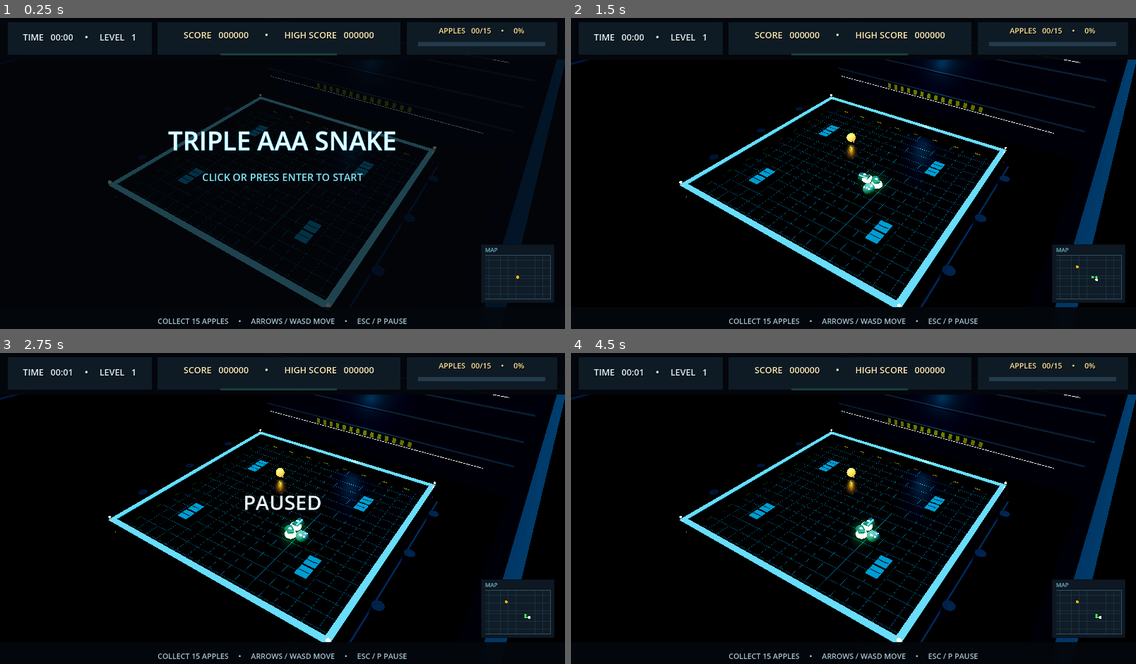
Above: before the commit, frames 1-4 (two rows, left to right).
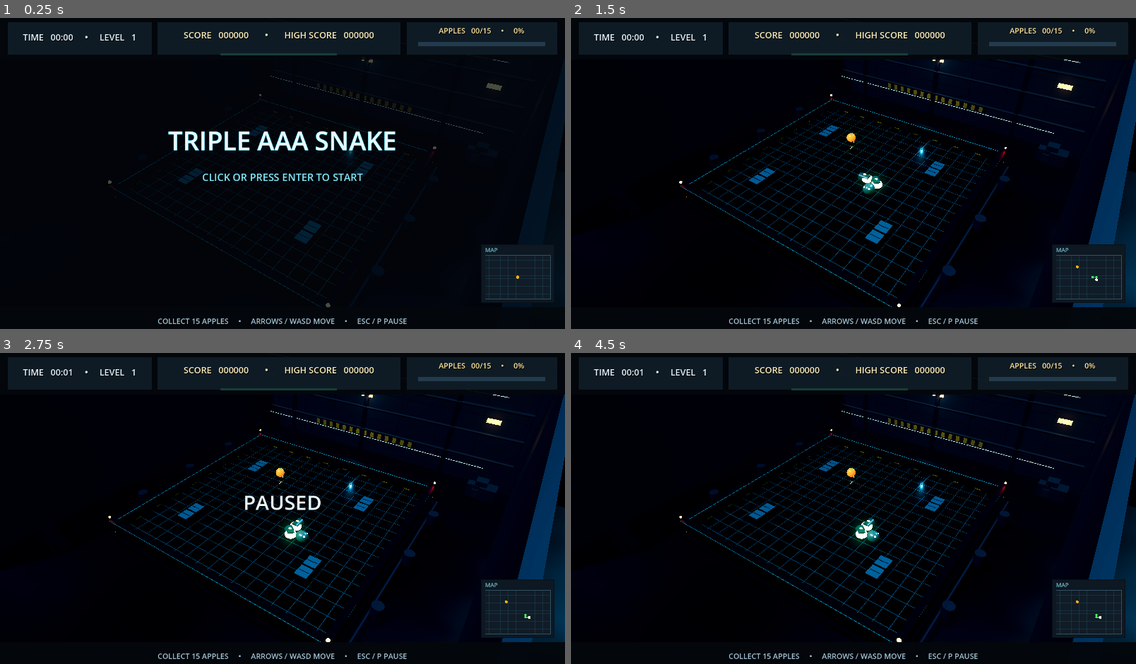
Above: after the commit, the same moments.

Repository: ADD-Attack/Cadre
Game: Godot game, scene res://main.tscn
Same seed, same stepped clock (60 frames per second), same inputs: the game is played once before the commit and once after it.
Inputs (mouse positions are in pixels of both pictures, inside the frame that each line leads up to):
- Up to frame 1 (0.25 s): no input
- Up to frame 2 (1.5 s): tap Enter at 0.5, 0.6 s; move the mouse to (977, 161) at 0.52 s; hold Right 0.53-1.28 s; click (977, 161) at 0.67 s; move the mouse to (740, 192) at 1.27 s; hold Down from 1.28 s (still down); tap Keypad Enter at 1.35 s
- Up to frame 3 (2.75 s): move the mouse to (339, 443) at 2.02 s; release Down at 2.03 s; hold Right from 2.03 s (still down); tap P at 2.1 s
- Up to frame 4 (4.5 s): tap Space at 2.75, 4.25 s; move the mouse to (825, 573) at 2.77 s; release Right at 2.78 s; hold Up 2.78-3.53 s; tap Enter at 2.85, 3.5 s; click (825, 573) at 2.92 s; move the mouse to (1023, 558) at 3.52 s; hold Left from 3.53 s (still down); tap Keypad Enter at 3.6 s; move the mouse to (684, 464) at 4.27 s; tap P at 4.35 s

The runs differ from the first frame. In frame 1, 5.3% of the frame differs, in the area x 19-100%, y 13-93%; in frame 2, 9.3%; in frame 3, 9.3%; in frame 4, 9.3%, in the area x 0-100%, y 13-93%.

Commit message:
Snake campaign Wave A: room and lighting

Diff:
--- a/snake-aaa/main.gd
+++ b/snake-aaa/main.gd
@@ -127,14 +127,18 @@
 	environment.ambient_light_source = Environment.AMBIENT_SOURCE_SKY
 	environment.ambient_light_sky_contribution = 0.6
 	environment.ambient_light_energy = 0.5
-	environment.fog_enabled = false
 	environment.tonemap_mode = Environment.TONE_MAPPER_ACES
 	environment.tonemap_exposure = 1.0
 	environment.glow_enabled = true
 	environment.glow_blend_mode = Environment.GLOW_BLEND_MODE_SCREEN
-	environment.glow_intensity = 0.5
+	environment.glow_intensity = 0.45
 	environment.glow_strength = 1.0
 	environment.glow_hdr_threshold = 0.9
+	environment.fog_enabled = true
+	environment.fog_light_color = Color("#0a1420")
+	environment.fog_density = 0.018
+	environment.fog_sky_affect = 0.25
+	environment.ssao_enabled = true
 	world.environment = environment
 	add_child(world)
 
@@ -143,6 +147,8 @@
 	sun.light_color = Color("#bfe3ff")
 	sun.light_energy = 0.7
 	sun.shadow_enabled = true
+	sun.shadow_blur = 2.0
+	sun.directional_shadow_blend_splits = true
 	add_child(sun)
 
 	var rim := DirectionalLight3D.new()
@@ -173,9 +179,23 @@
 
 
 func _build_arena() -> void:
+	var surface_noise := FastNoiseLite.new()
+	surface_noise.noise_type = FastNoiseLite.TYPE_SIMPLEX
+	surface_noise.frequency = 0.035
+	var roughness_noise := NoiseTexture2D.new()
+	roughness_noise.width = 128
+	roughness_noise.height = 128
+	roughness_noise.seamless = true
+	roughness_noise.noise = surface_noise
+	var exterior_material := _material(Color("#0a0f16"), 0.35, 0.65)
+	exterior_material.roughness_texture = roughness_noise
+	var exterior_floor := _box(Vector3(70.0, 0.12, 70.0))
+	_add_mesh(arena_root, exterior_floor, Vector3(0, -0.82, 0), exterior_material)
+	var floor_material := _material(Color("#141e29"), 0.85, 0.38)
+	floor_material.roughness_texture = roughness_noise
 	var floor_mesh := BoxMesh.new()
 	floor_mesh.size = Vector3(GRID_SIZE * TILE, 0.25, GRID_SIZE * TILE)
-	_add_mesh(arena_root, floor_mesh, Vector3(0, -0.2, 0), _material(Color("#141e29"), 0.85, 0.38))
+	_add_mesh(arena_root, floor_mesh, Vector3(0, -0.2, 0), floor_material)
 	var under_mesh := BoxMesh.new()
 	under_mesh.size = Vector3(GRID_SIZE * TILE + 1.0, 0.45, GRID_SIZE * TILE + 1.0)
 	_add_mesh(arena_root, under_mesh, Vector3(0, -0.58, 0), _material(Color("#09111a"), 0.72, 0.55))
@@ -183,42 +203,64 @@
 	for i in range(GRID_SIZE + 1):
 		var offset := (float(i) - CENTER) * TILE - TILE * 0.5
 		var line_mesh := BoxMesh.new()
-		line_mesh.size = Vector3(0.018, 0.014, GRID_SIZE * TILE)
-		_add_mesh(arena_root, line_mesh, Vector3(offset, -0.064, 0), _glow_material(Color("#0e5566"), 0.6))
+		line_mesh.size = Vector3(0.05, 0.014, GRID_SIZE * TILE)
+		_add_mesh(arena_root, line_mesh, Vector3(offset, -0.064, 0), _glow_material(Color("#0e5566"), 0.45))
 		var cross_mesh := BoxMesh.new()
-		cross_mesh.size = Vector3(GRID_SIZE * TILE, 0.014, 0.018)
-		_add_mesh(arena_root, cross_mesh, Vector3(0, -0.064, offset), _glow_material(Color("#0e5566"), 0.6))
+		cross_mesh.size = Vector3(GRID_SIZE * TILE, 0.014, 0.05)
+		_add_mesh(arena_root, cross_mesh, Vector3(0, -0.064, offset), _glow_material(Color("#0e5566"), 0.45))
 	var span := GRID_SIZE * TILE
 	for edge in [-1, 1]:
 		var wall := BoxMesh.new()
 		wall.size = Vector3(span + 0.48, 1.25, 0.42)
 		_add_mesh(arena_root, wall, Vector3(0, 0.5, edge * (span * 0.5 + 0.03)), _material(Color("#0d1620"), 0.7, 0.45))
-		_add_mesh(arena_root, _box(Vector3(span + 0.52, 0.055, 0.48)), Vector3(0, 1.15, edge * (span * 0.5 + 0.03)), _glow_material(Color("#0E7C99"), 0.95))
+		_add_frame_trim(span + 0.52, 0.48, Vector3(0, 0, edge * (span * 0.5 + 0.03)))
 		var side_wall := BoxMesh.new()
 		side_wall.size = Vector3(0.42, 1.25, span + 0.48)
 		_add_mesh(arena_root, side_wall, Vector3(edge * (span * 0.5 + 0.03), 0.5, 0), _material(Color("#0d1620"), 0.7, 0.45))
-		_add_mesh(arena_root, _box(Vector3(0.48, 0.055, span + 0.52)), Vector3(edge * (span * 0.5 + 0.03), 1.15, 0), _glow_material(Color("#0E7C99"), 0.95))
+		_add_frame_trim(0.48, span + 0.52, Vector3(edge * (span * 0.5 + 0.03), 0, 0))
 	# Eight fixed crates leave a generous opening around the spawn lane.
 	obstacles = [Vector2i(-5, -4), Vector2i(-5, -3), Vector2i(5, -4), Vector2i(5, -3), Vector2i(-5, 4), Vector2i(-5, 5), Vector2i(5, 4), Vector2i(5, 5)]
-	for cell in obstacles:
+	var crate_colors := [Color("#262e37"), Color("#2c333b"), Color("#232a33")]
+	for crate_index in range(obstacles.size()):
+		var cell: Vector2i = obstacles[crate_index]
 		var crate := BoxMesh.new()
 		crate.size = Vector3(TILE * 0.82, 0.82, TILE * 0.82)
 		var pos := _cell_to_world(cell)
-		_add_mesh(arena_root, crate, pos + Vector3(0, 0.43, 0), _material(Color("#232F3D"), 0.8, 0.3))
-		_add_mesh(arena_root, _box(Vector3(TILE * 0.84, 0.045, TILE * 0.84)), pos + Vector3(0, 0.86, 0), _glow_material(Color("#266580"), 0.7))
+		_add_mesh(arena_root, crate, pos + Vector3(0, 0.43, 0), _material(crate_colors[crate_index % crate_colors.size()], 0.8, 0.3))
+		_add_mesh(arena_root, _box(Vector3(TILE * 0.84, 0.045, TILE * 0.84)), pos + Vector3(0, 0.86, 0), _glow_material(Color("#266580"), 0.55))
 		_add_mesh(arena_root, _box(Vector3(TILE * 0.7, 0.04, 0.08)), pos + Vector3(0, 0.88, 0), _material(Color("#536c79"), 0.7, 0.25))
 
 	_build_industrial_details(span)
+	_build_dressing_clusters()
+
+
+func _add_frame_trim(width: float, depth: float, base_pos: Vector3) -> void:
+	var trim_size := Vector3(width, 0.035, depth)
+	var rail_size := Vector3(width + 0.04, 0.03, depth + 0.04)
+	_add_mesh(arena_root, _box(trim_size), base_pos + Vector3(0, 1.06, 0), _glow_material(Color("#0E7C99"), 0.8))
+	for rail_y in [0.99, 1.14]:
+		_add_mesh(arena_root, _box(rail_size), base_pos + Vector3(0, rail_y, 0), _material(Color("#0d1620"), 0.7, 0.45))
 
 
 func _build_industrial_details(span: float) -> void:
 	# A low-contrast industrial shell sits beyond the playable footprint.
 	var room_material := _material(Color("#16222F"), 0.25, 0.6)
-	var back_wall := _box(Vector3(45.0, 12.0, 0.55))
-	_add_mesh(arena_root, back_wall, Vector3(0, 4.6, -17.0), room_material)
+	var room_height := 14.0
+	var wall_center_y := 6.18
+	var back_wall := _box(Vector3(45.0, room_height, 0.55))
+	_add_mesh(arena_root, back_wall, Vector3(0, wall_center_y, -17.0), room_material)
 	for side in [-1.0, 1.0]:
-		var side_panel := _box(Vector3(0.55, 12.0, 45.0))
-		_add_mesh(arena_root, side_panel, Vector3(side * 17.0, 4.6, 0), room_material)
+		var side_panel := _box(Vector3(0.55, room_height, 45.0))
+		_add_mesh(arena_root, side_panel, Vector3(side * 17.0, wall_center_y, 0), room_material)
+	# The back wall is built from oversized industrial plates with visible inset seams.
+	var seam_material := _material(Color("#0a0f16"), 0.3, 0.75)
+	for x in range(-20, 21, 4):
+		_add_mesh(arena_root, _box(Vector3(0.055, room_height - 0.3, 0.045)), Vector3(float(x), wall_center_y, -16.69), seam_material)
+	for y in range(0, 14, 3):
+		_add_mesh(arena_root, _box(Vector3(44.5, 0.055, 0.045)), Vector3(0, float(y) + 0.35, -16.69), seam_material)
+	# Five proud vertical pilasters articulate the large back-wall plane.
+	for x in [-19.0, -9.5, 0.0, 9.5, 19.0]:
+		_add_mesh(arena_root, _box(Vector3(0.48, room_height + 0.2, 0.3)), Vector3(x, wall_center_y, -16.58), _material(Color("#141e29"), 0.6, 0.48))
 	# Three horizontal pipe runs and restrained cyan practical lights.
 	for y in [2.0, 4.6, 7.2]:
 		var back_pipe := CylinderMesh.new()
@@ -227,6 +269,19 @@
 		back_pipe.height = 32.0
 		var pipe_node := _add_mesh(arena_root, back_pipe, Vector3(0, y, -16.55), _material(Color("#141E29"), 0.4, 0.6))
 		pipe_node.rotation.z = PI / 2.0
+	# Two larger service risers and a high transverse run add a second pipe scale.
+	for x in [-21.0, 21.0]:
+		var riser := CylinderMesh.new()
+		riser.top_radius = 0.22
+		riser.bottom_radius = 0.22
+		riser.height = 12.8
+		_add_mesh(arena_root, riser, Vector3(x, 6.0, -16.54), _material(Color("#18222e"), 0.55, 0.48))
+	var high_run := CylinderMesh.new()
+	high_run.top_radius = 0.22
+	high_run.bottom_radius = 0.22
+	high_run.height = 38.0
+	var high_run_node := _add_mesh(arena_root, high_run, Vector3(0, 10.4, -16.54), _material(Color("#18222e"), 0.55, 0.48))
+	high_run_node.rotation.z = PI / 2.0
 	for y in [1.0, 8.4]:
 		_add_mesh(arena_root, _box(Vector3(27.0, 0.045, 0.035)), Vector3(0, y, -16.68), _glow_material(Color("#2FB9D8"), 1.6))
 	var wall_wash := OmniLight3D.new()
@@ -235,6 +290,16 @@
 	wall_wash.light_energy = 0.9
 	wall_wash.omni_range = 20.0
 	arena_root.add_child(wall_wash)
+	# Three amber practicals cast individual light pools across the room.
+	for x in [-13.0, 0.0, 13.0]:
+		var practical_pos := Vector3(x, 6.0, -16.55)
+		_add_mesh(arena_root, _box(Vector3(1.25, 0.42, 0.16)), practical_pos, _glow_material(Color("#ff9a3c"), 1.8))
+		var practical := OmniLight3D.new()
+		practical.position = practical_pos + Vector3(0, -0.4, 0.7)
+		practical.light_color = Color("#ff9a3c")
+		practical.light_energy = 0.7
+		practical.omni_range = 9.0
+		arena_root.add_child(practical)
 	# Alternating hazard-stripe panel on the back wall, kept intentionally dim.
 	for i in range(28):
 		var stripe := _box(Vector3(0.42, 0.9, 0.035))
@@ -278,6 +343,31 @@
 			point.light_energy = 0.8
 			point.omni_range = 2.5
 			arena_root.add_child(point)
+
+
+func _build_dressing_clusters() -> void:
+	var cluster_centers := [Vector2(-14.0, 14.0), Vector2(14.0, 14.0), Vector2(-14.0, -14.0), Vector2(14.0, -14.0)]
+	var crate_tints := [Color("#262e37"), Color("#2c333b"), Color("#232a33")]
+	var floor_y := -0.82
+	for cluster_index in range(cluster_centers.size()):
+		var center: Vector2 = cluster_centers[cluster_index]
+		for crate_index in range(3):
+			var width := 1.0 + float((cluster_index + crate_index) % 3) * 0.25
+			var depth := 0.9 + float((cluster_index * 2 + crate_index) % 3) * 0.25
+			var height := 0.8 + float((cluster_index + crate_index * 2) % 4) * 0.2
+			var offset := Vector3(float(crate_index - 1) * 0.72, 0.0, 0.0)
+			var crate := _box(Vector3(width, height, depth))
+			_add_mesh(arena_root, crate, Vector3(center.x, floor_y + height * 0.5, center.y) + offset, _material(crate_tints[(cluster_index + crate_index) % crate_tints.size()], 0.55, 0.62))
+		# Two low crates support one elevated case for a clear stacked silhouette.
+		var top_size := Vector3(1.05, 0.9, 1.05)
+		_add_mesh(arena_root, _box(top_size), Vector3(center.x, floor_y + 1.0 + top_size.y * 0.5, center.y - 0.12), _material(crate_tints[cluster_index % crate_tints.size()], 0.55, 0.62))
+		if cluster_index < 3:
+			var barrel := CylinderMesh.new()
+			barrel.top_radius = 0.42
+			barrel.bottom_radius = 0.42
+			barrel.height = 1.1
+			var barrel_color := Color("#4a2e22") if cluster_index == 1 else Color("#1e2833")
+			_add_mesh(arena_root, barrel, Vector3(center.x + 1.15, -0.27, center.y + 0.2), _material(barrel_color, 0.62, 0.5))
 
 
 func _sphere(parent: Node3D, pos: Vector3, radius: float, material: Material) -> MeshInstance3D:
Not shown, changed: snake-aaa/build/web/index.html
Not shown, changed: snake-aaa/build/web/index.pck
